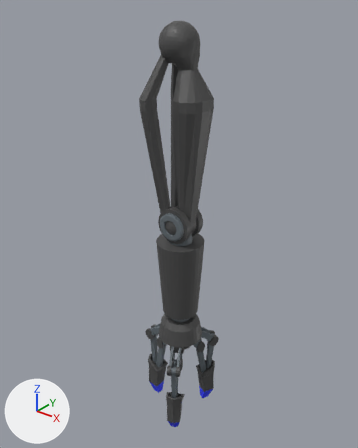
One commit to the Blender file Assets/RobotParts/Parts/Attachment/GrabArm/grabarmmodel.blend: the scene before it, then after it.
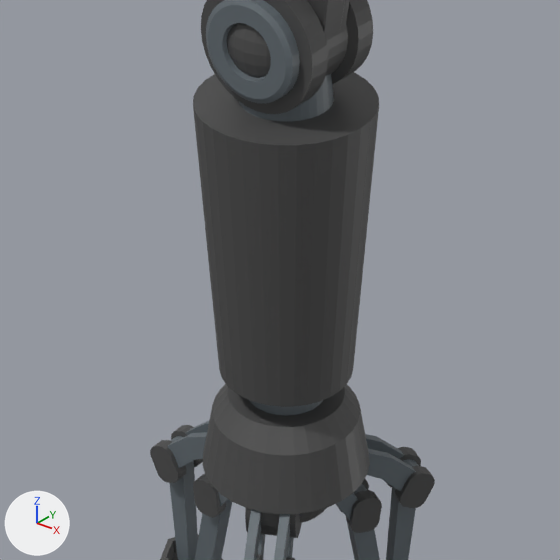
There are two pictures of each version: one whole from a 50 mm camera at (6.87, -8.51, 1.01) aimed at (-0.14, 0.26, -4.43), one close up on the part from 30% to 70% of the width and 48% to 80% of the height. Every picture has the same lights, and +X, +Y and +Z are marked at lower left.

Names of what the first close-up shows: 'Bicep', 'FIngers', 'ForeArm'.
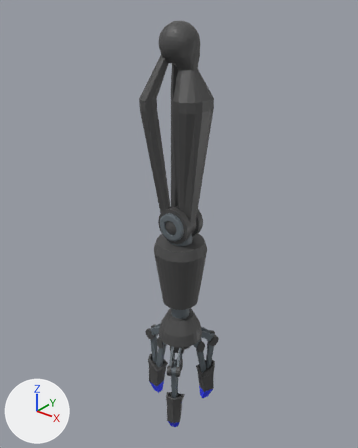
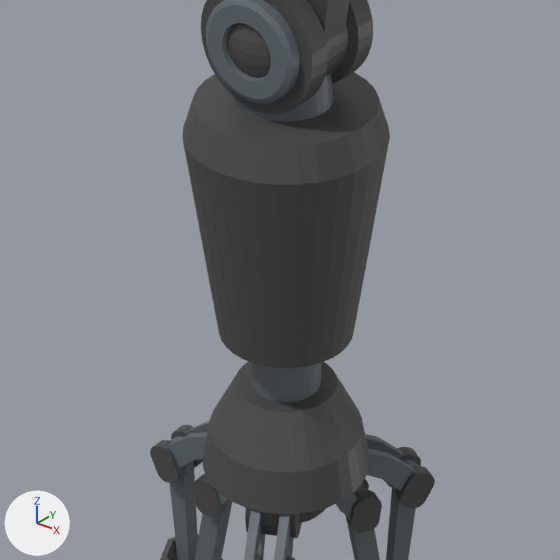
What changed in the scene script:
```text
Change me_cylinder_006:
    used by ob_forearm; location = (0.0, 0.0, 4.075)
    remove me_cylinder_006.from_pydata(...)  # 1024 vertices, 964 faces; spans x -0.49..0.7, y -0.59..0.59, z -12.0..-7.84
    add me_cylinder_006.from_pydata(...)  # 1056 vertices, 996 faces; spans x -0.56..0.78, y -0.67..0.67, z -12.0..-7.84
    me_cylinder_006 part 1
    32 faces are deleted
    32 vertices in x -0.34..0.57, y -0.46..0.46, z -10.84 move by (0.0, 0.0, 0.31)
    5 vertices in x 0.59..0.63, y -0.2..0.2, z -11.2 move by (0.02, 0.0, -0.12)
    5 vertices in x -0.4..-0.36, y -0.2..0.2, z -11.2 move by (-0.02, 0.0, -0.12)
    3 vertices in x 0.21..0.48, y 0.36..0.5, z -11.2 move by (0.01, 0.02, -0.12)
    3 vertices in x 0.21..0.48, y -0.5..-0.36, z -11.2 move by (0.01, -0.02, -0.12)
    3 vertices in x 0.39, y -0.05..0.05, z -10.84 move by (-0.04, 0.0, 0.31)
    109 vertices move from x -0.31..0.54, y -0.51..0.51, z -11.2..-10.84 to x -0.33..0.56, y -0.53..0.53, z -11.32..-10.53
    32 vertices are added at x -0.56..0.78, y -0.67..0.67, z -9.02
    64 new faces join them, mat_body (dark grey #4c4c4c)
```

Where the change shows, as pixel boxes (x1, y1, x2, y2) in the close-ups (560 x 560 px):
'ForeArm', reshaped: before (193, 0, 379, 523); after (182, 0, 390, 523)
part 1 of me_cylinder_006, built on: before (193, 107, 379, 473); after (182, 96, 390, 473)
